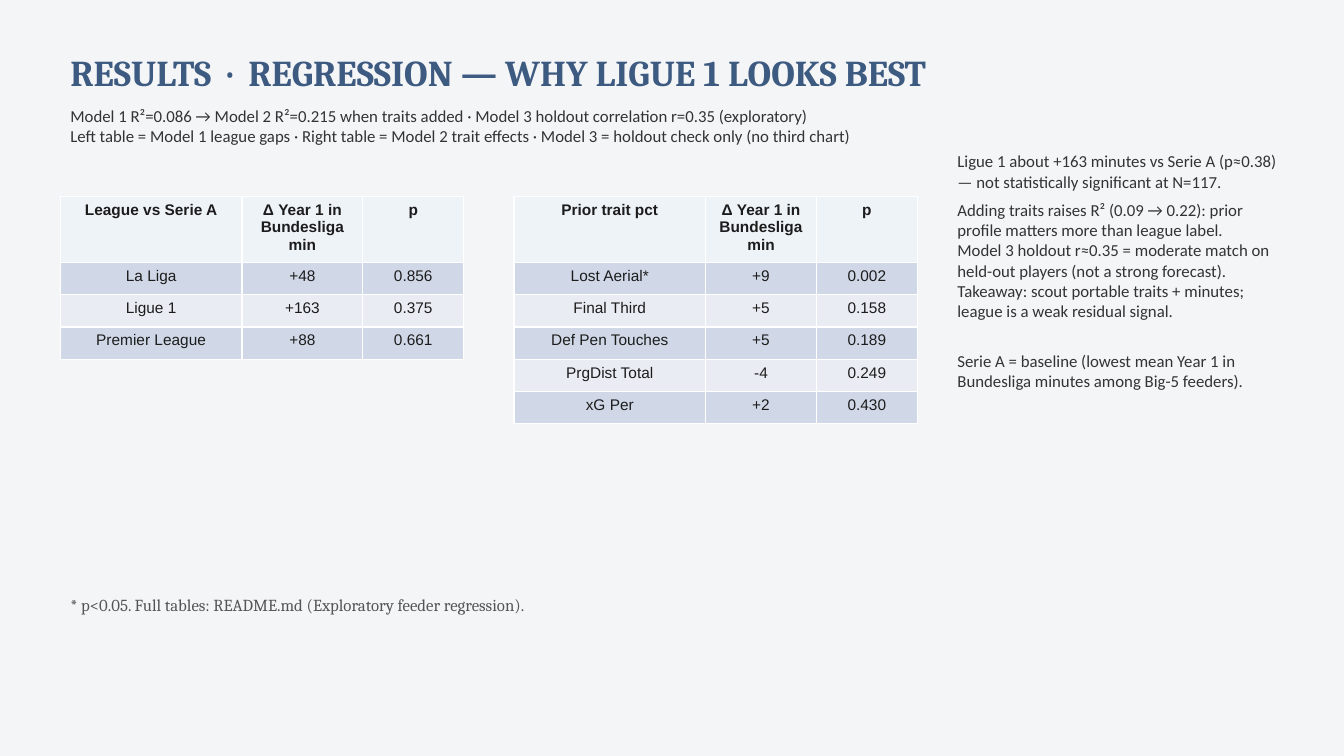
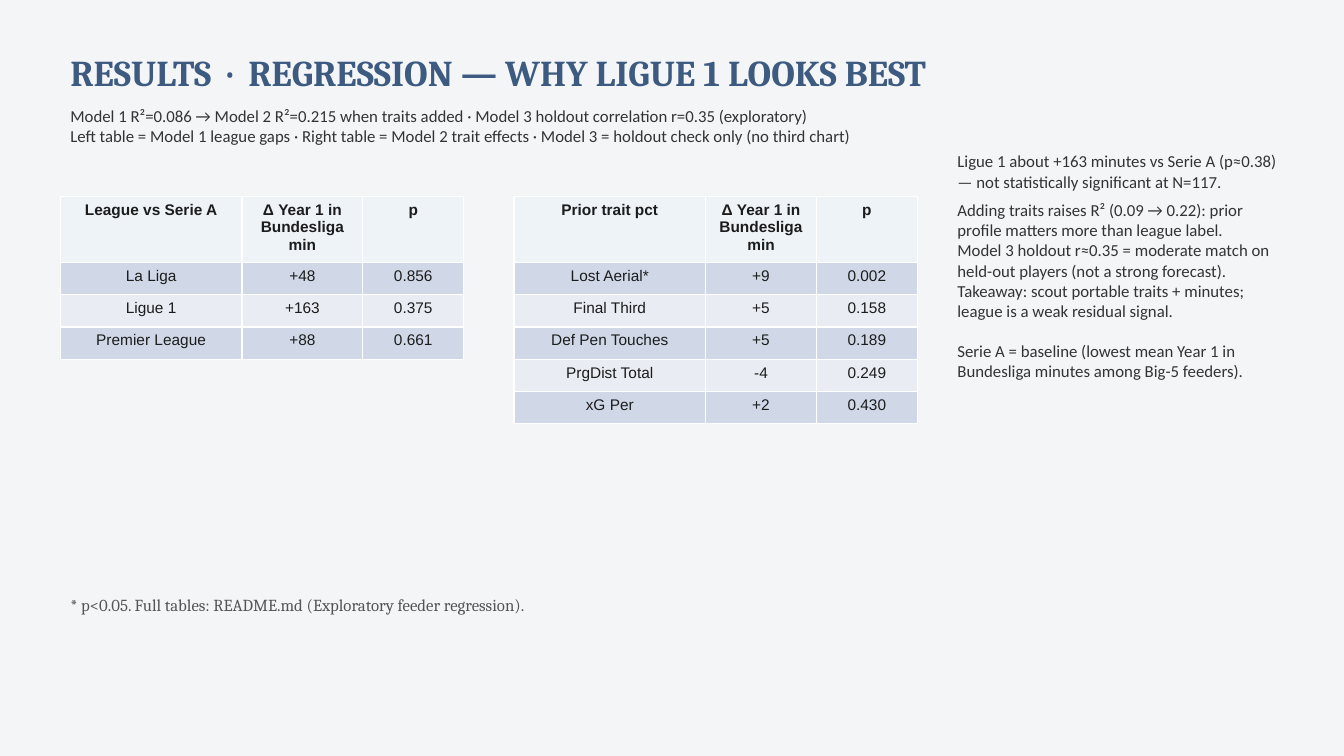
Before and after one commit to colbymorris08/bundesliga-transfer-traits, a slide deck: slide 18 of bundesliga_transfer_traits.pptx. Drawn at 1344x756 pixels with LibreOffice and Linux fonts; fonts in the diff are those of the drawing. Boxes give left, top, right and bottom in pixels: in the first picture for what was removed or moved away, otherwise in the second. Text is boxed around its words. In the diff, an @@ line names an element or a change of style, - is before the commit and + after.

```diff
--- a/bundesliga_transfer_traits.pptx
+++ b/bundesliga_transfer_traits.pptx
@@ text "Ligue 1 about +163 minutes ..." rewrapped from [957, 155, 1276, 390] to [957, 155, 1276, 380] @@
```
Also in this commit, not shown: 7 other slides changed, 1 other file.
